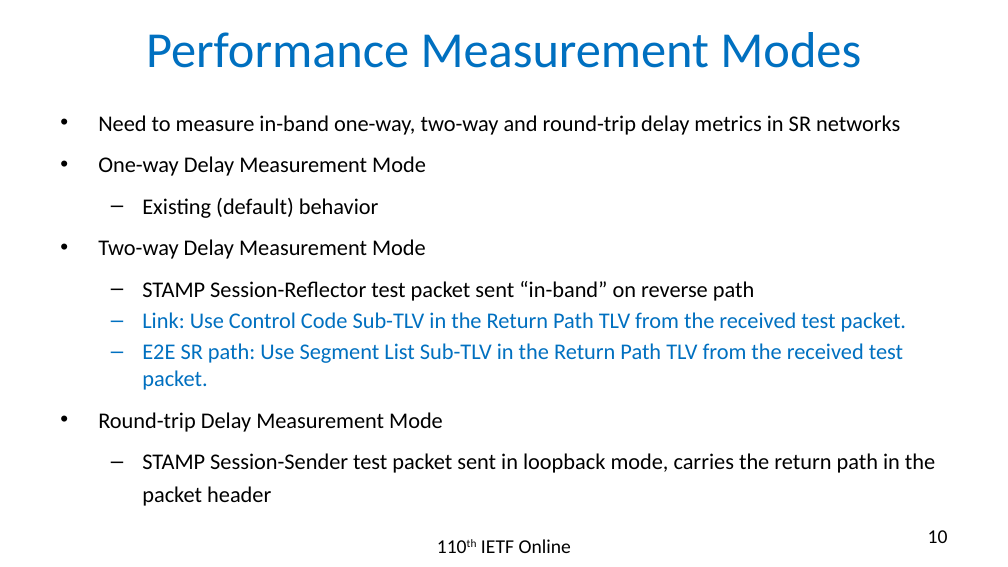
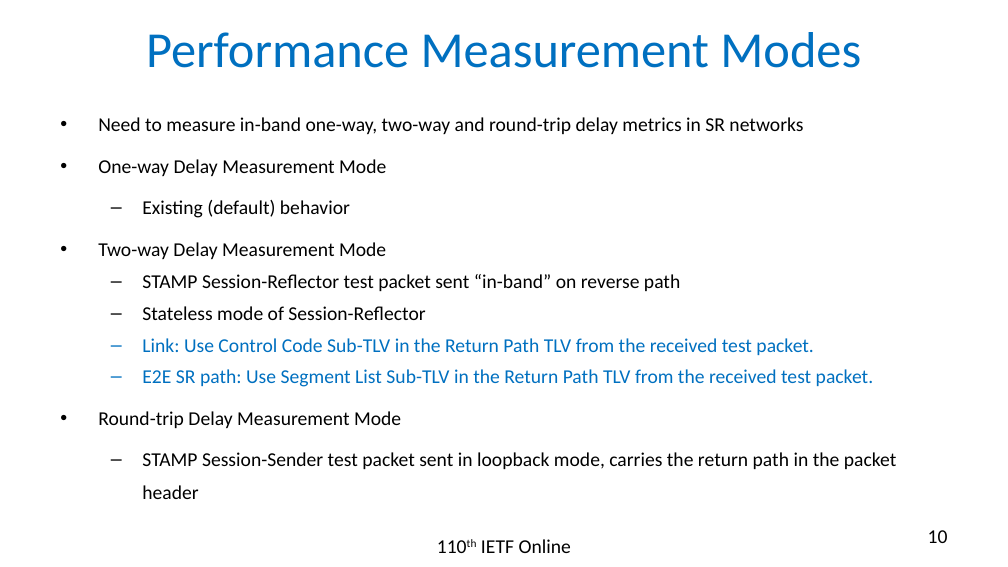
Before and after one commit to rakgandhi/ietf-slides, a slide deck: slide 10 of draft-gandhi-spring-stamp-srpm-05.pptx. Drawn at 1008x567 pixels with LibreOffice and Linux fonts; fonts in the diff are those of the drawing. Boxes give left, top, right and bottom in pixels: in the first picture for what was removed or moved away, otherwise in the second. Text is boxed around its words. In the diff, an @@ line names an element or a change of style, - is before the commit and + after.

```diff
--- a/draft-gandhi-spring-stamp-srpm-05.pptx
+++ b/draft-gandhi-spring-stamp-srpm-05.pptx
@@ text at (98,117,897,499): size 16 to 14 pt; line spacing 23.6pt to 1; more space between paragraphs @@
@@ text at (142,306,425,320): paragraph added @@
+  – Stateless mode of Session-Reflector
```
Also in this commit, not shown: 1 other file.
